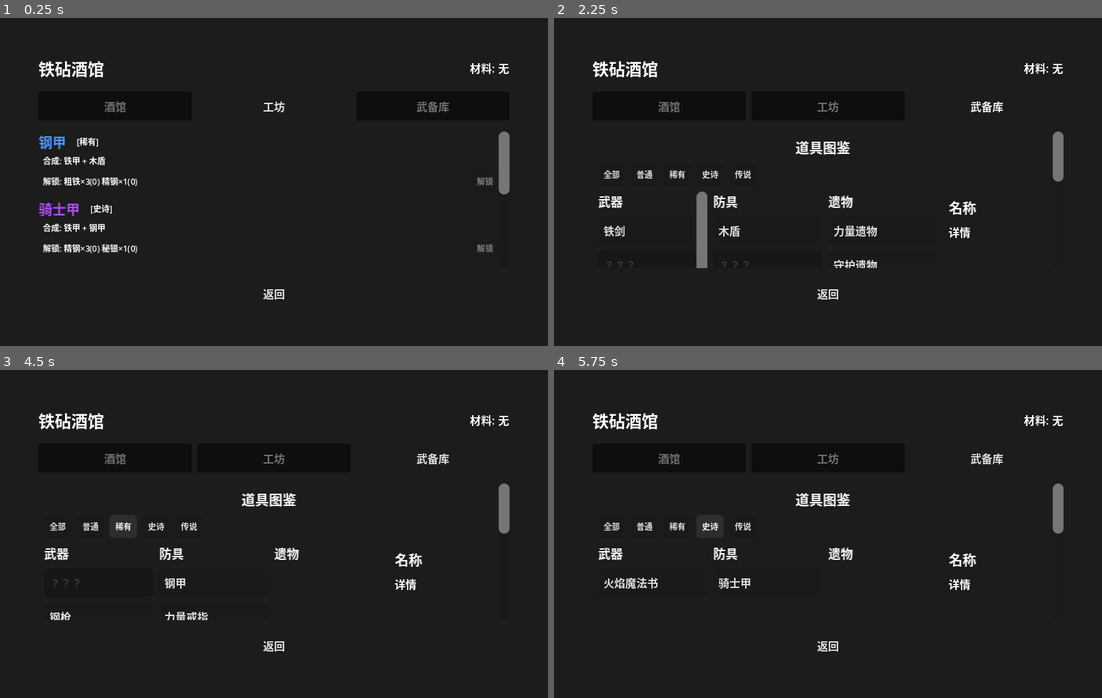
Above: before the commit, frames 1-4 (two rows, left to right).
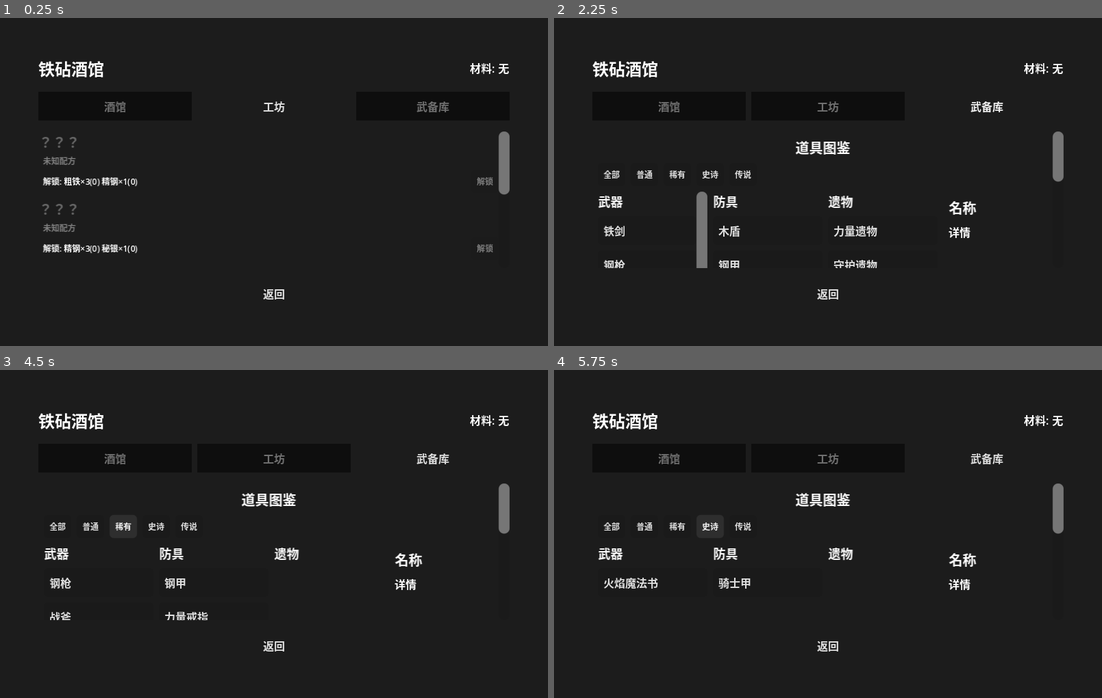
Above: after the commit, the same moments.

Repository: ZhuXilin/Dev_Project_260730
Game: Godot game, scene res://content/scenes/ui/AnvilTavern.tscn
Same seed, same stepped clock (60 frames per second), same inputs: the game is played once before the commit and once after it. This scene is started directly instead of the project's main scene. Sound files missing from this copy of the repository are replaced by a short silence.
Inputs:
- Up to frame 1 (0.25 s): no input
- Up to frame 2 (2.25 s): click "酒馆" at 0.5 s; click "工坊" at 1.25 s; click "武备库" at 2 s
- Up to frame 3 (4.5 s): click "全部" at 2.75 s; click "普通" at 3.5 s; click "稀有" at 4.25 s
- Up to frame 4 (5.75 s): click "史诗" at 5 s

The runs differ from the first frame. In frame 1, 0.9% of the frame differs, in the area x 7-89%, y 35-72%; in frame 2, 0.2%; in frame 3, 0.2%; in frame 4, less than 0.1%.

Commit message:
Tweak code

Diff:
--- a/function/script/AnvilTavern.gd
+++ b/function/script/AnvilTavern.gd
@@ -86,52 +86,72 @@
 		content_container.add_child(_make_hint("暂无配方数据"))
 		return
 
-	var locked : Array = []
-	var done : Array = []
+	# ---- 分区：已解锁 / 未解锁 ----
+	var unlocked_list : Array = []
+	var locked_list : Array = []
 	for r in all_recipes:
 		if r.id in GameState.unlocked_recipes:
-			done.append(r)
+			unlocked_list.append(r)
 		else:
-			locked.append(r)
-
-	for r in locked:
+			locked_list.append(r)
+
+	# ---- 先渲染已解锁 ----
+	for r in unlocked_list:
+		content_container.add_child(_build_recipe_row(r, true))
+
+	# ---- 再渲染未解锁 ----
+	for r in locked_list:
 		content_container.add_child(_build_recipe_row(r, false))
-	for r in done:
-		content_container.add_child(_build_recipe_row(r, true))
-
 
 func _build_recipe_row(recipe: RecipeData, unlocked: bool) -> VBoxContainer:
 	var box = VBoxContainer.new()
 	box.add_theme_constant_override("separation", 2)
 
+	# ---- 第一行：产物名称 ----
 	var header = HBoxContainer.new()
 	header.add_theme_constant_override("separation", 8)
 
 	var output_data = ItemManager.get_item_data(recipe.id)
 	var name_label = Label.new()
-	name_label.text = output_data.name if output_data else recipe.id
 	name_label.add_theme_font_size_override("font_size", UIConst.FONT_SIZE_LARGE)
-	if output_data:
-		var color = UIConst.QUALITY_COLORS.get(output_data.quality, Color.WHITE)
-		name_label.add_theme_color_override("font_color", color)
+
+	if unlocked:
+		name_label.text = output_data.name if output_data else recipe.id
+		if output_data:
+			var color = UIConst.QUALITY_COLORS.get(output_data.quality, Color.WHITE)
+			name_label.add_theme_color_override("font_color", color)
+	else:
+		name_label.text = "？？？"
+		name_label.modulate = Color(0.4, 0.4, 0.4, 1)
 	header.add_child(name_label)
 
-	var quality_label = Label.new()
-	quality_label.text = "[" + _quality_display(output_data.quality if output_data else "common") + "]"
-	quality_label.add_theme_font_size_override("font_size", UIConst.FONT_SIZE_SMALL)
-	header.add_child(quality_label)
+	# ---- 品质标签（仅已解锁） ----
+	if unlocked and output_data:
+		var quality_label = Label.new()
+		quality_label.text = "[" + _quality_display(output_data.quality) + "]"
+		quality_label.add_theme_font_size_override("font_size", UIConst.FONT_SIZE_SMALL)
+		header.add_child(quality_label)
 
 	box.add_child(header)
 
-	var input_names = []
-	for input_id in recipe.inputs:
-		var d = ItemManager.get_item_data(input_id)
-		input_names.append(d.name if d else input_id)
-	var input_label = Label.new()
-	input_label.text = "  合成: " + " + ".join(input_names)
-	input_label.add_theme_font_size_override("font_size", UIConst.FONT_SIZE_SMALL)
-	box.add_child(input_label)
-
+	# ---- 第二行：合成输入（仅已解锁） ----
+	if unlocked:
+		var input_names = []
+		for input_id in recipe.inputs:
+			var d = ItemManager.get_item_data(input_id)
+			input_names.append(d.name if d else input_id)
+		var input_label = Label.new()
+		input_label.text = "  合成: " + " + ".join(input_names)
+		input_label.add_theme_font_size_override("font_size", UIConst.FONT_SIZE_SMALL)
+		box.add_child(input_label)
+	else:
+		var hint = Label.new()
+		hint.text = "  未知配方"
+		hint.add_theme_font_size_override("font_size", UIConst.FONT_SIZE_SMALL)
+		hint.modulate = Color(0.5, 0.5, 0.5, 1)
+		box.add_child(hint)
+
+	# ---- 第三行：解锁材料 + 按钮 ----
 	var cost_row = HBoxContainer.new()
 	cost_row.add_theme_constant_override("separation", 8)
 
@@ -164,7 +184,6 @@
 	box.add_child(cost_row)
 	return box
 
-
 func _quality_display(quality: String) -> String:
 	match quality:
 		"common": return "普通"
--- a/function/script/ItemInfoUI.gd
+++ b/function/script/ItemInfoUI.gd
@@ -81,18 +81,29 @@
 	title.add_theme_font_size_override("font_size", 9)
 	weapon_list.add_child(title)
 
-	var item_ids = []
+	# ---- 收集并按解锁分区 ----
+	var unlocked_ids : Array = []
+	var locked_ids : Array = []
 	for item_id in ItemManager._item_db.keys():
 		var data = ItemManager.get_item_data(item_id)
-		if data and data.type == "weapon":
-			item_ids.append(item_id)
-
-	for item_id in item_ids:
-		var data = ItemManager.get_item_data(item_id)
+		if not data or data.type != "weapon":
+			continue
 		if not _matches_filter(data):
 			continue
-		var unlocked = Globals.is_item_unlocked(item_id)
-		weapon_list.add_child(_make_item_button(data, unlocked))
+		if Globals.is_item_unlocked(item_id):
+			unlocked_ids.append(item_id)
+		else:
+			locked_ids.append(item_id)
+
+	# ---- 已解锁在前 ----
+	for item_id in unlocked_ids:
+		var data = ItemManager.get_item_data(item_id)
+		weapon_list.add_child(_make_item_button(data, true))
+
+	# ---- 未解锁在后 ----
+	for item_id in locked_ids:
+		var data = ItemManager.get_item_data(item_id)
+		weapon_list.add_child(_make_item_button(data, false))
 
 func _fill_armor_column():
 	var title = Label.new()
@@ -100,18 +111,26 @@
 	title.add_theme_font_size_override("font_size", 9)
 	armor_list.add_child(title)
 
-	var item_ids = []
+	var unlocked_ids : Array = []
+	var locked_ids : Array = []
 	for item_id in ItemManager._item_db.keys():
 		var data = ItemManager.get_item_data(item_id)
-		if data and data.type == "armor":
-			item_ids.append(item_id)
-
-	for item_id in item_ids:
-		var data = ItemManager.get_item_data(item_id)
+		if not data or data.type != "armor":
+			continue
 		if not _matches_filter(data):
 			continue
-		var unlocked = Globals.is_item_unlocked(item_id)
-		armor_list.add_child(_make_item_button(data, unlocked))
+		if Globals.is_item_unlocked(item_id):
+			unlocked_ids.append(item_id)
+		else:
+			locked_ids.append(item_id)
+
+	for item_id in unlocked_ids:
+		var data = ItemManager.get_item_data(item_id)
+		armor_list.add_child(_make_item_button(data, true))
+
+	for item_id in locked_ids:
+		var data = ItemManager.get_item_data(item_id)
+		armor_list.add_child(_make_item_button(data, false))
 
 func _fill_relic_column():
 	var title = Label.new()
@@ -119,6 +138,8 @@
 	title.add_theme_font_size_override("font_size", 9)
 	relic_list.add_child(title)
 
+	var unlocked_ids : Array = []
+	var locked_ids : Array = []
 	var all_ids = RelicManager.get_all_relic_ids()
 	for relic_id in all_ids:
 		var data = RelicManager.get_relic_data(relic_id)
@@ -126,8 +147,18 @@
 			continue
 		if not _matches_filter(data):
 			continue
-		var unlocked = RelicManager.is_relic_unlocked(relic_id)
-		relic_list.add_child(_make_relic_button(relic_id, data, unlocked))
+		if RelicManager.is_relic_unlocked(relic_id):
+			unlocked_ids.append(relic_id)
+		else:
+			locked_ids.append(relic_id)
+
+	for relic_id in unlocked_ids:
+		var data = RelicManager.get_relic_data(relic_id)
+		relic_list.add_child(_make_relic_button(relic_id, data, true))
+
+	for relic_id in locked_ids:
+		var data = RelicManager.get_relic_data(relic_id)
+		relic_list.add_child(_make_relic_button(relic_id, data, false))
 
 # ============================================================
 #  按钮构建
--- a/function/script/SoulAltar.gd
+++ b/function/script/SoulAltar.gd
@@ -84,22 +84,47 @@
 		unit_list.remove_child(child)
 		child.queue_free()
 
-	var unlocked = Globals.get_unlocked_units()
-	unlocked.sort()
-
-	for unit_type in unlocked:
+	var all_units = UnitDataManager.get_all_unit_ids()
+
+	# ---- 分区：已解锁 / 未解锁 ----
+	var unlocked_list : Array = []
+	var locked_list : Array = []
+	for unit_type in all_units:
+		if Globals.is_unit_unlocked(unit_type):
+			unlocked_list.append(unit_type)
+		else:
+			locked_list.append(unit_type)
+
+	# ---- 先渲染已解锁 ----
+	for unit_type in unlocked_list:
 		var btn = Button.new()
-		var display = UnitDataManager.get_unit_type_display_name(unit_type)
-		btn.text = display
+		btn.text = UnitDataManager.get_unit_type_display_name(unit_type)
 		btn.add_theme_font_size_override("font_size", UIConst.FONT_SIZE_NORMAL)
 		btn.size_flags_horizontal = Control.SIZE_EXPAND_FILL
 		btn.alignment = HORIZONTAL_ALIGNMENT_LEFT
+		btn.set_meta("unit_type", unit_type)
+		btn.modulate = Color.WHITE
 		btn.pressed.connect(_on_unit_selected.bind(unit_type))
 		unit_list.add_child(btn)
 
-	# ---- 默认选第一个 ----
-	if unlocked.size() > 0:
-		_on_unit_selected(unlocked[0])
+	# ---- 再渲染未解锁 ----
+	for unit_type in locked_list:
+		var btn = Button.new()
+		btn.text = "？？？"
+		btn.add_theme_font_size_override("font_size", UIConst.FONT_SIZE_NORMAL)
+		btn.size_flags_horizontal = Control.SIZE_EXPAND_FILL
+		btn.alignment = HORIZONTAL_ALIGNMENT_LEFT
+		btn.set_meta("unit_type", unit_type)
+		btn.modulate = Color(0.4, 0.4, 0.4, 1)
+		btn.disabled = true
+		unit_list.add_child(btn)
+
+	# ---- 默认选中第一个已解锁单位 ----
+	if unlocked_list.size() > 0:
+		_on_unit_selected(unlocked_list[0])
+	else:
+		_current_unit_type = ""
+		_refresh_all()
 
 func _on_unit_selected(unit_type: String):
 	_current_unit_type = unit_type
--- a/function/script/UnitDataManager.gd
+++ b/function/script/UnitDataManager.gd
@@ -157,6 +157,14 @@
 static func get_weapon_category_display(category: String) -> String:
 	return _weapon_category_display.get(category, category)
 
+## 获取所有单位 ID（用于魂铸圣所显示未解锁项）
+static func get_all_unit_ids() -> Array:
+	_load_unit_data()
+	var ids : Array = []
+	for key in _unit_data_cache.keys():
+		ids.append(key)
+	ids.sort()
+	return ids
 
 # ============================================================
 #  单位数据创建
